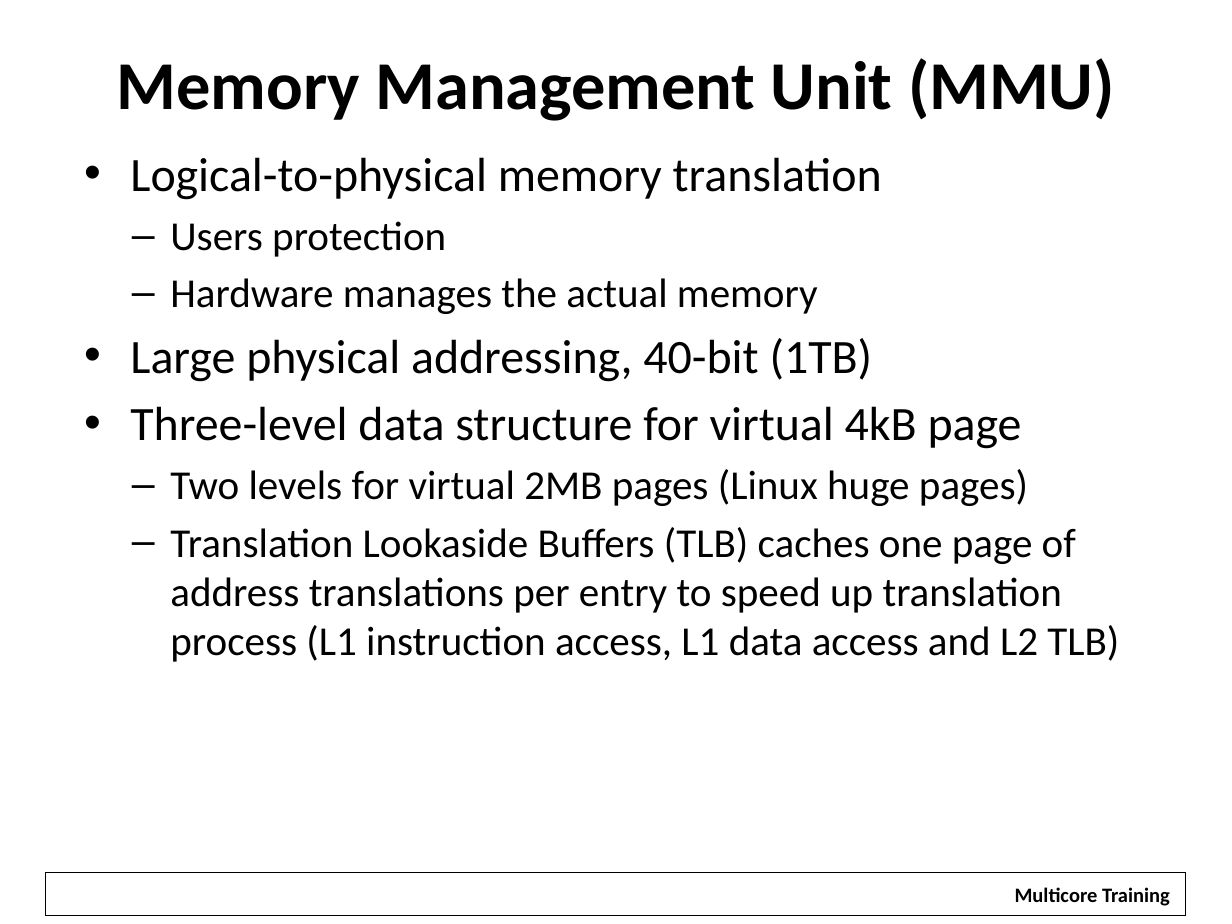
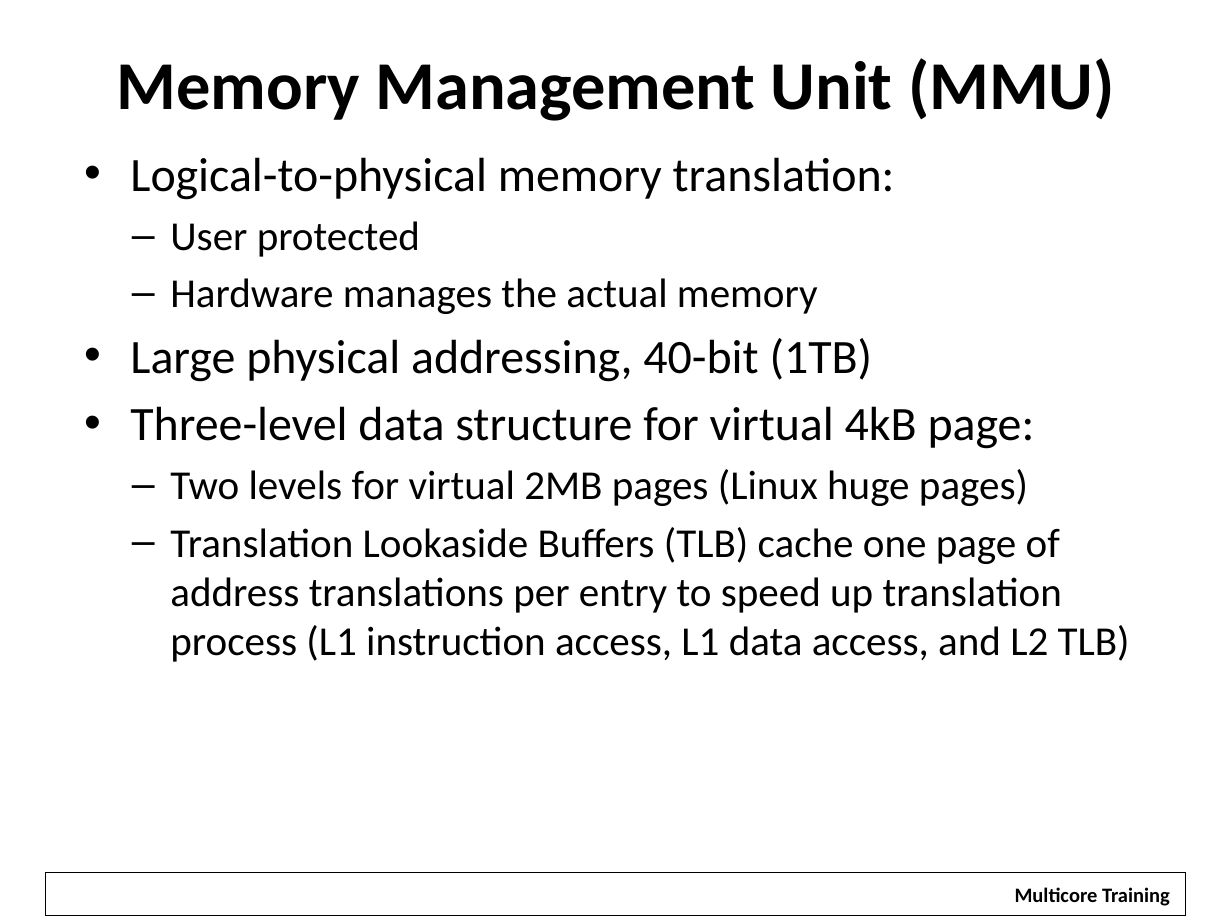
Before and after one commit to hari1989/keystone-workshop, a slide deck: slide 17 of preliminary/Working/presentations/KeyStoneII ARM Overview.pptx. Drawn at 1232x924 pixels with LibreOffice and Linux fonts; fonts in the diff are those of the drawing; background and template pictures are left out. Boxes give left, top, right and bottom in pixels: in the first picture for what was removed or moved away, otherwise in the second. Text is boxed around its words. In the diff, an @@ line names an element or a change of style, - is before the commit and + after.

```diff
--- a/preliminary/Working/presentations/KeyStoneII ARM Overview.pptx
+++ b/preliminary/Working/presentations/KeyStoneII ARM Overview.pptx
@@ text at (130, 157, 895, 257): text changed @@
-• Logical-to-physical memory translation
-  – Users protection
+• Logical-to-physical memory translation:
+  – User protected
@@ text at (130, 406, 1035, 449): text changed @@
-• Three-level data structure for virtual 4kB page
+• Three-level data structure for virtual 4kB page:
@@ text at (170, 527, 1130, 662): text changed @@
-  – Translation Lookaside Buffers (TLB) caches one page of address translations per entry to speed up translation process (L1 instruction access, L1 data access and L2 TLB)
+  – Translation Lookaside Buffers (TLB) cache one page of address translations per entry to speed up translation process (L1 instruction access, L1 data access, and L2 TLB)
```
Also in this commit, not shown: 23 other slides changed, 1 slide added, 1 slide removed.
